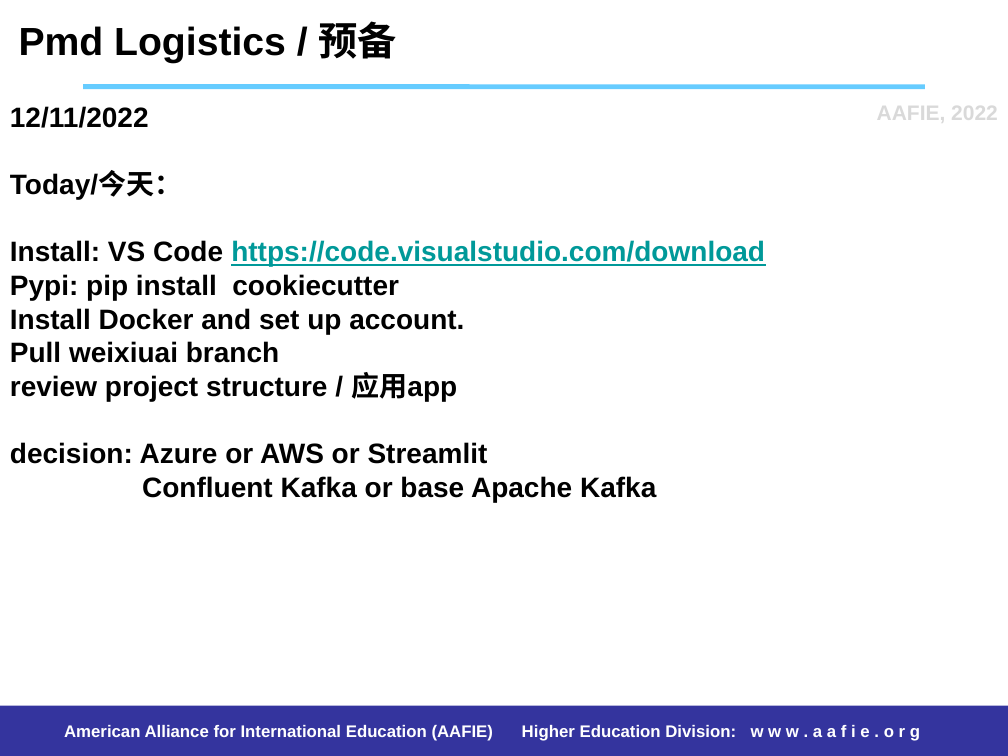
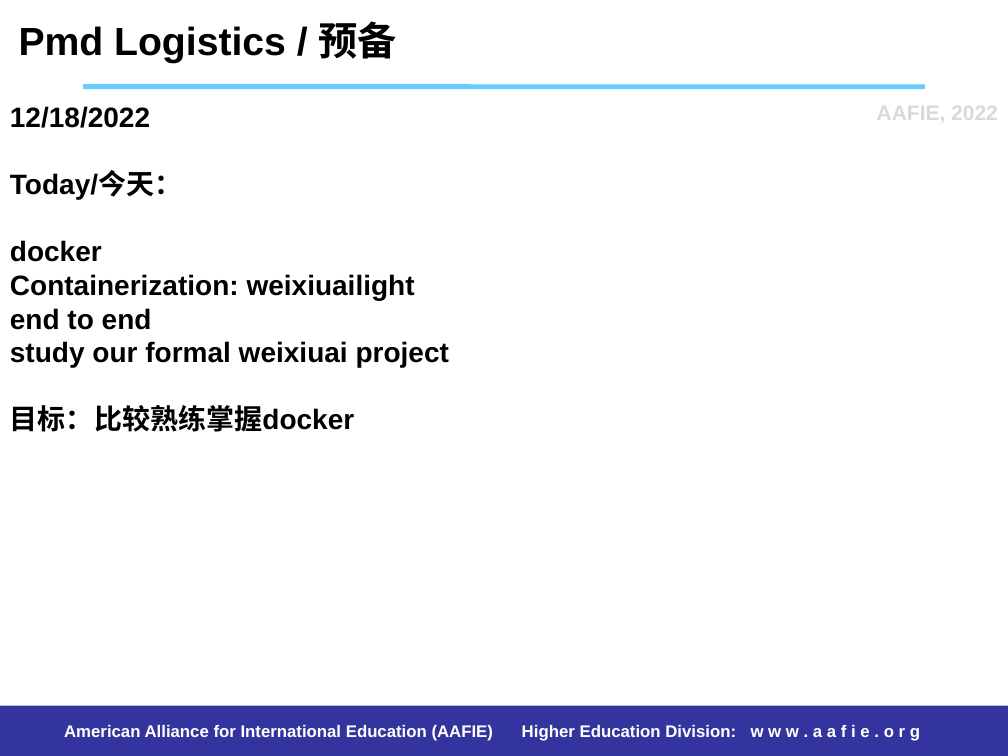
Before and after one commit to stemproaca/pdm, a slide deck: slide 5 of reports/weixiuai_project.pptx. Drawn at 1008x756 pixels with LibreOffice and Linux fonts; fonts in the diff are those of the drawing. Boxes give left, top, right and bottom in pixels: in the first picture for what was removed or moved away, otherwise in the second. Text is boxed around its words. In the diff, an @@ line names an element or a change of style, - is before the commit and + after.

Commit message:
Docker Lesson 16

```diff
--- a/reports/weixiuai_project.pptx
+++ b/reports/weixiuai_project.pptx
@@ title at bbox=[10, 106, 449, 432]: text changed @@
-12/11/2022
-Today/今天：
-Install: VS Code https://code.visualstudio.com/download
-Pypi: pip install cookiecutter
-Install Docker and set up account.
-Pull weixiuai branch
-review project structure / 应用app
-decision: Azure or AWS or Streamlit
-Confluent Kafka or base Apache Kafka
+12/18/2022
+Today/今天：
+docker
+Containerization: weixiuailight
+end to end
+study our formal weixiuai project
+目标：比较熟练掌握docker
```
Also in this commit, not shown: 5 other slides changed, 36 other files.
